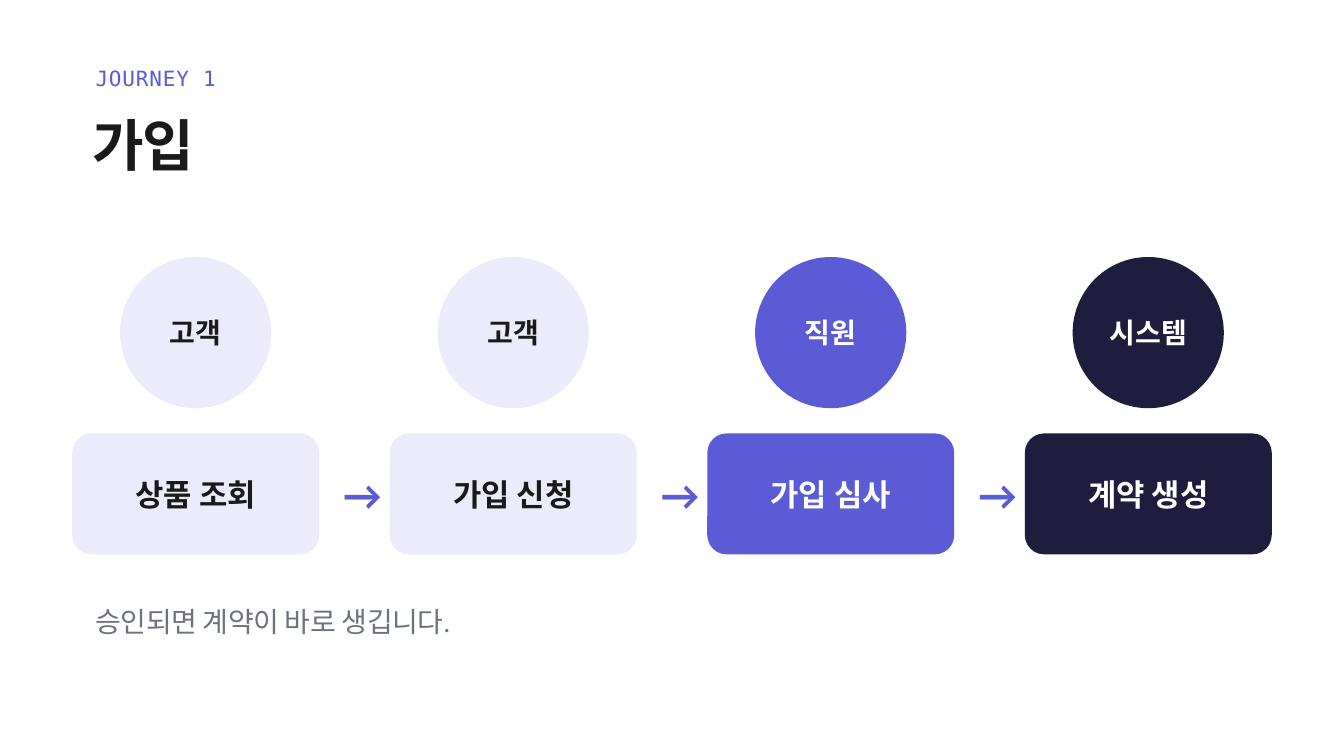
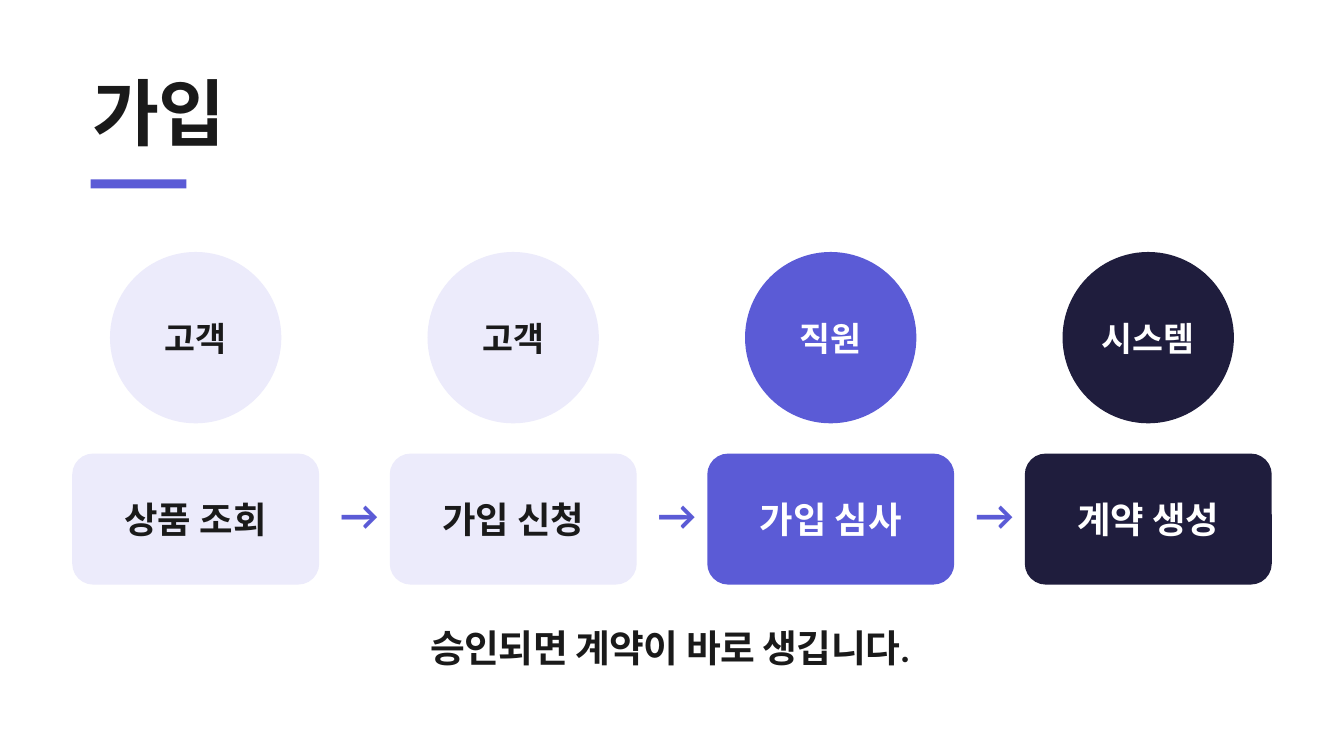
Before and after one commit to heyoonyoon/distributed-programming, a slide deck: slide 6 of docs/presentation/보험발표-figma.pptx. Drawn at 1344x756 pixels with LibreOffice and Linux fonts; fonts in the diff are those of the drawing. Boxes give left, top, right and bottom in pixels: in the first picture for what was removed or moved away, otherwise in the second. Text is boxed around its words. In the diff, an @@ line names an element or a change of style, - is before the commit and + after.

```diff
--- a/docs/presentation/보험발표-figma.pptx
+++ b/docs/presentation/보험발표-figma.pptx
@@ text "가입": place and size @@
-text "가입" at <box>93,119,195,171</box>
+text "가입" at <box>93,79,225,147</box>
@@ text "가입" at <box>93,79,225,147</box>: size 40 to 52 pt, letter spacing -0.8 to -1 pt @@
@@ text removed at <box>96,70,216,87</box> @@
-JOURNEY 1
@@ rectangle added at <box>91,179,187,189</box>, fill #5B5BD6 @@
@@ ellipse "고객": place and size @@
-ellipse "고객" at <box>120,257,271,408</box>
+ellipse "고객" at <box>110,252,281,423</box>
@@ ellipse "고객": place and size @@
-ellipse "고객" at <box>438,257,589,408</box>
+ellipse "고객" at <box>427,252,599,423</box>
@@ ellipse "직원": place and size @@
-ellipse "직원" at <box>755,257,906,408</box>
+ellipse "직원" at <box>745,252,917,423</box>
@@ size 20 to 24 pt in 4 elements at <box>110,252,281,423</box>, <box>427,252,599,423</box>, <box>745,252,917,423</box>, <box>1063,252,1234,423</box> @@
@@ ellipse "시스템": place and size @@
-ellipse "시스템" at <box>1073,257,1224,408</box>
+ellipse "시스템" at <box>1063,252,1234,423</box>
@@ rounded rectangle "상품 조회": place and size @@
-rounded rectangle "상품 조회" at <box>73,434,320,555</box>
+rounded rectangle "상품 조회" at <box>73,454,320,585</box>
@@ rounded rectangle "가입 신청": place and size @@
-rounded rectangle "가입 신청" at <box>390,434,637,555</box>
+rounded rectangle "가입 신청" at <box>390,454,637,585</box>
@@ rounded rectangle "가입 심사": place and size @@
-rounded rectangle "가입 심사" at <box>708,434,955,555</box>
+rounded rectangle "가입 심사" at <box>708,454,955,585</box>
@@ 3 texts: place and size @@
-3 texts at <box>328,459,1033,529</box>
+3 texts at <box>325,479,1030,549</box>
@@ size 22 to 26 pt in 4 elements at <box>73,454,320,585</box>, <box>390,454,637,585</box>, <box>708,454,955,585</box>, <box>1025,454,1272,585</box> @@
@@ rounded rectangle "계약 생성": place and size @@
-rounded rectangle "계약 생성" at <box>1025,434,1272,555</box>
+rounded rectangle "계약 생성" at <box>1025,454,1272,585</box>
@@ text "승인되면 계약이 바로 생깁니다.": place and size @@
-text "승인되면 계약이 바로 생깁니다." at <box>96,609,451,634</box>
+text "승인되면 계약이 바로 생깁니다." at <box>431,630,910,666</box>
@@ text "승인되면 계약이 바로 생깁니다." at <box>431,630,910,666</box>: size 20 to 27 pt, text colour #6B7280 to #1A1A1A, letter spacing -0.3 to -0.4 pt, bold on; alignment left to centre @@
```
Also in this commit, not shown: 15 other slides changed, 4 slides added, 4 slides removed, 7 other files.
